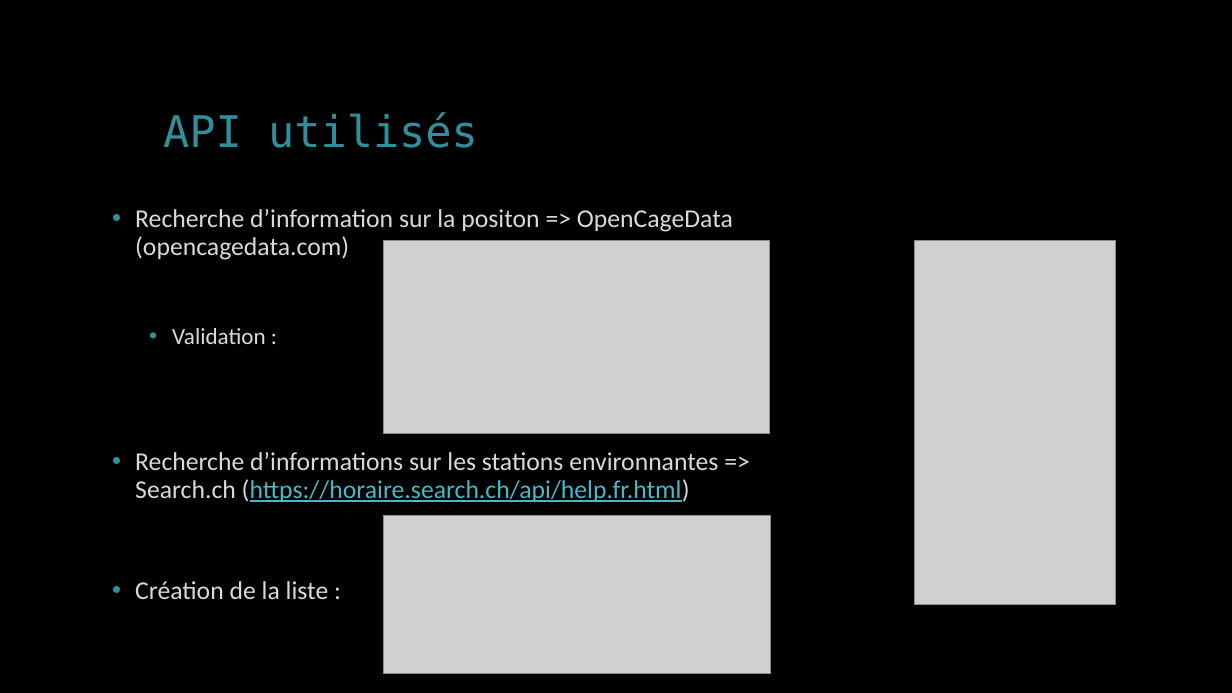
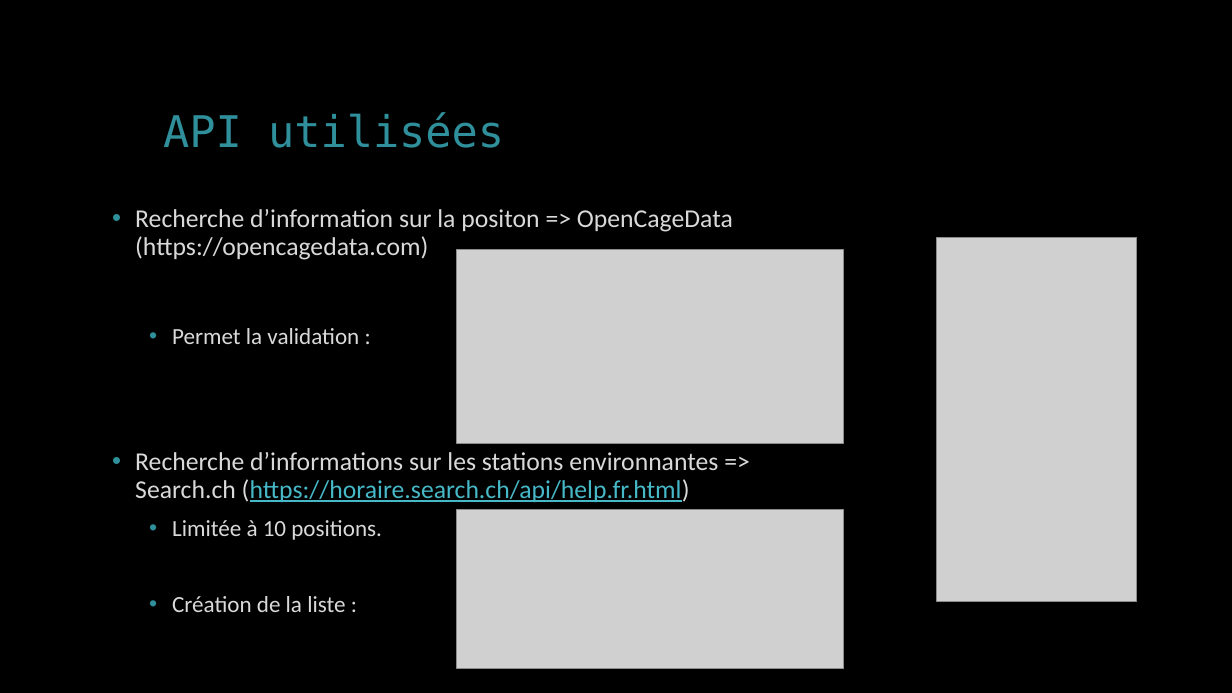
Before and after one commit to CH-KevinDubois/NearestStation, a slide deck: slide 4 of presentation/NearestStationPresentation.pptx (slide 5 before the commit). Drawn at 1232x693 pixels with LibreOffice and Linux fonts; fonts in the diff are those of the drawing; grey boxes stand for pictures. Boxes give left, top, right and bottom in pixels: in the first picture for what was removed or moved away, otherwise in the second. Text is boxed around its words. In the diff, an @@ line names an element or a change of style, - is before the commit and + after.

```diff
--- a/presentation/NearestStationPresentation.pptx
+++ b/presentation/NearestStationPresentation.pptx
@@ title at bbox=[163, 112, 504, 148]: text changed @@
-API utilisés
+API utilisées
@@ text at bbox=[135, 209, 733, 344]: text changed @@
-• Recherche d’information sur la positon => OpenCageData (opencagedata.com)
-  • Validation :
+• Recherche d’information sur la positon => OpenCageData (https://opencagedata.com)
+  • Permet la validation :
@@ picture: place and size @@
-picture at bbox=[915, 240, 1116, 604]
+picture at bbox=[936, 238, 1137, 602]
@@ picture: place and size @@
-picture at bbox=[384, 240, 770, 433]
+picture at bbox=[457, 250, 843, 443]
@@ text at bbox=[172, 520, 382, 540]: paragraph added @@
+  • Limitée à 10 positions.
@@ picture: place and size @@
-picture at bbox=[384, 515, 771, 674]
+picture at bbox=[457, 510, 845, 669]
@@ text at bbox=[172, 596, 345, 612]: size 20 to 18 pt in "Création de la liste :"; list level 1 to 2 in "Création de la liste :" @@
```
Also in this commit, not shown: 2 other slides changed, 3 slides added, 2 slides removed.
